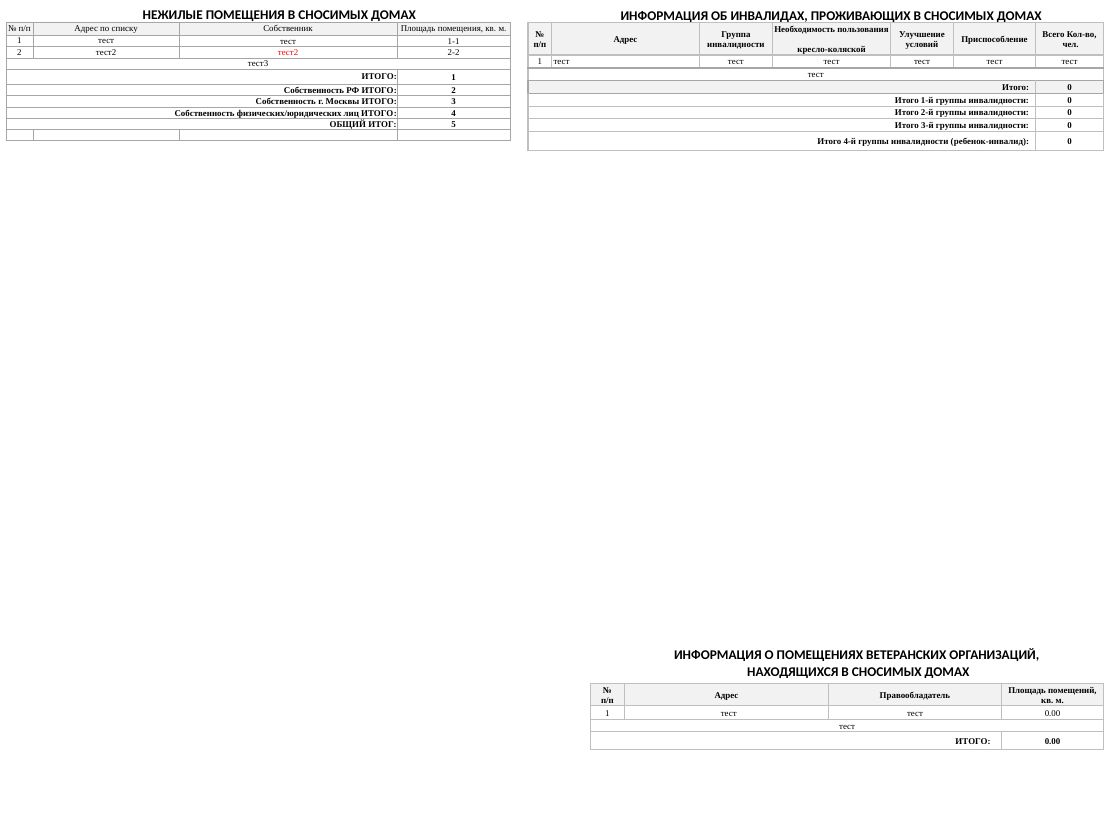
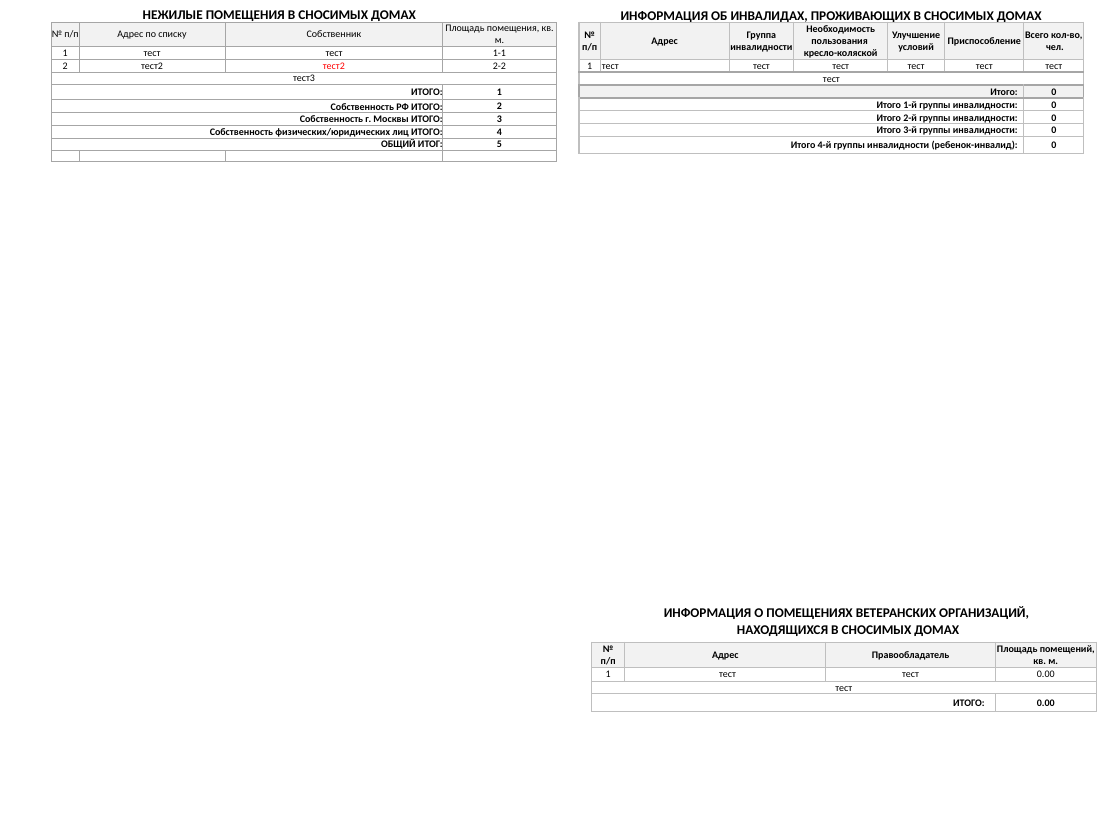
Before and after one commit to dgrushetskiy/renovation, a slide deck: slide 1 of src/main/resources/templates/report.pptx. Drawn at 1120x840 pixels with LibreOffice and Linux fonts; fonts in the diff are those of the drawing. Boxes give left, top, right and bottom in pixels: in the first picture for what was removed or moved away, otherwise in the second. Text is boxed around its words. In the diff, an @@ line names an element or a change of style, - is before the commit and + after.

```diff
--- a/src/main/resources/templates/report.pptx
+++ b/src/main/resources/templates/report.pptx
@@ table at bbox=[52, 22, 557, 161] @@
@@ size 8 to 9 pt, font Times New Roman to Calibri @@
@@ table: place and size @@
-table at bbox=[6, 22, 510, 140]
+table at bbox=[52, 22, 557, 161]
@@ table at bbox=[579, 22, 1083, 154] @@
-row 1, column 7: Всего Кол-во, / чел.
+row 1, column 7: Всего кол-во, / чел.
@@ size 8 to 9 pt, font Times New Roman to Calibri @@
@@ table: place and size @@
-table at bbox=[528, 22, 1103, 150]
+table at bbox=[579, 22, 1083, 154]
@@ text "ИНФОРМАЦИЯ О ПОМЕЩЕНИЯХ ВЕТЕРАНСКИХ ОРГАНИЗАЦИЙ,": place and size @@
-text "ИНФОРМАЦИЯ О ПОМЕЩЕНИЯХ ВЕТЕРАНСКИХ ОРГАНИЗАЦИЙ," at bbox=[674, 648, 1039, 678]
+text "ИНФОРМАЦИЯ О ПОМЕЩЕНИЯХ ВЕТЕРАНСКИХ ОРГАНИЗАЦИЙ," at bbox=[664, 606, 1029, 638]
@@ table at bbox=[591, 642, 1096, 711] @@
@@ size 8 to 9 pt, font Times New Roman to Calibri @@
@@ table: place and size @@
-table at bbox=[590, 684, 1103, 750]
+table at bbox=[591, 642, 1096, 711]
```
Also in this commit, not shown: 5 other files.
